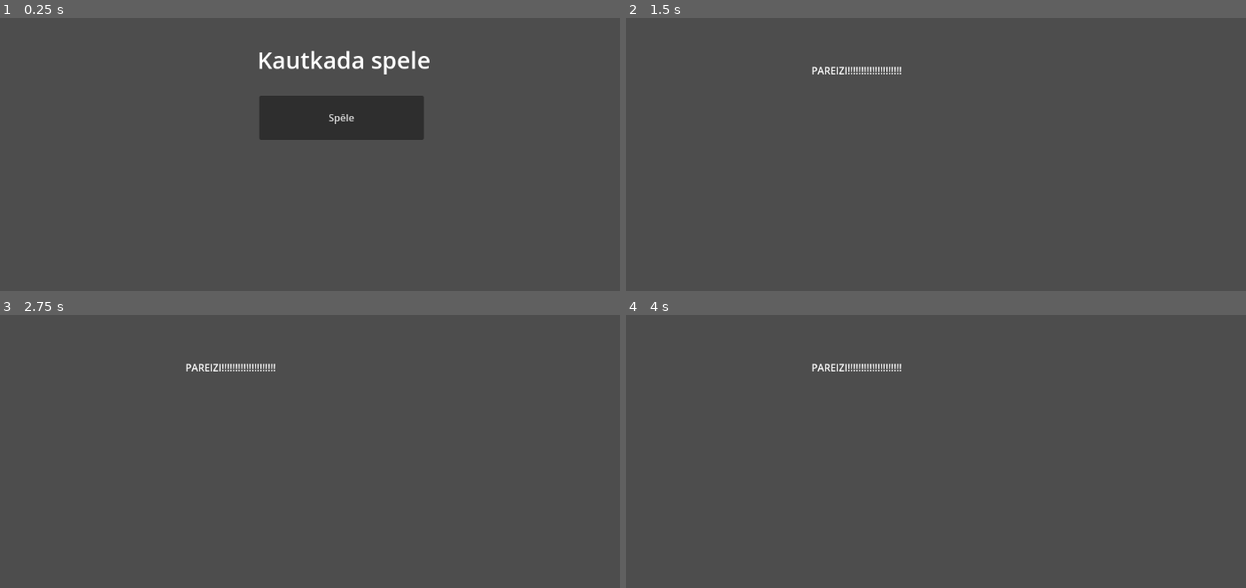
Above: before the commit, frames 1-4 (two rows, left to right).
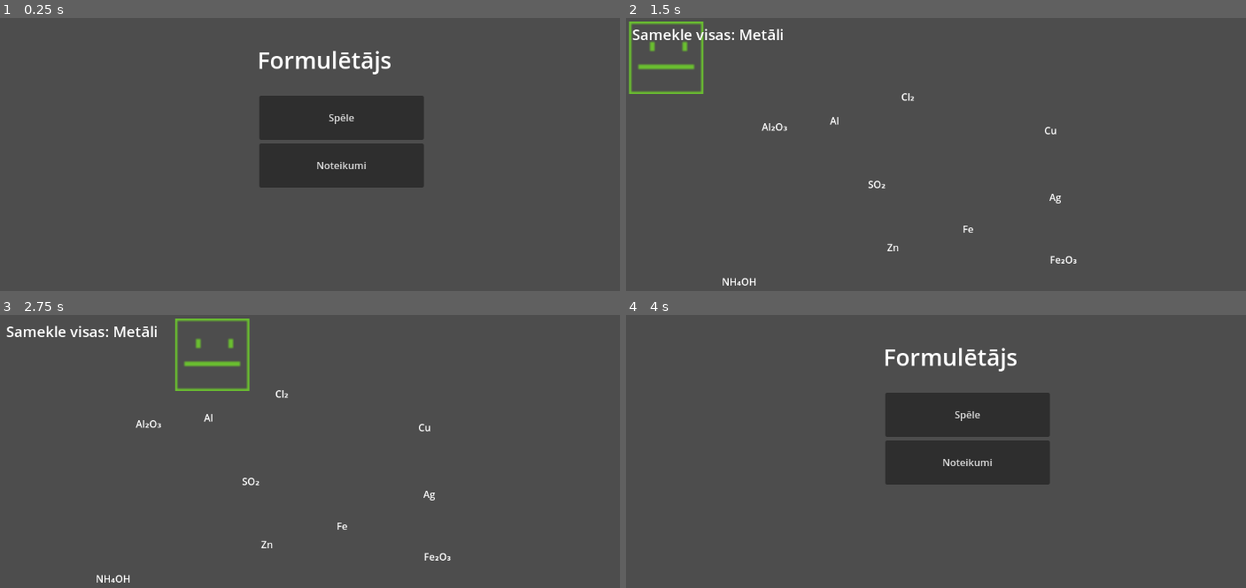
Above: after the commit, the same moments.

Repository: GGLVXD/RandomChemestryGame
Game: Godot game, scene res://Homescreen/main.tscn
Two runs of this game, one before a commit and one after it. Both use one fixed random seed, a clock stepped at 60 frames per second and the inputs below. Before the commit the project starts from res://main.tscn.
Inputs (mouse positions are in pixels of both pictures, inside the frame that each line leads up to):
- Up to frame 1 (0.25 s): no input
- Up to frame 2 (1.5 s): click "Spēle" at 0.5 s; click (774, 220) at 1.25 s, where only the run before the commit has a clickable "Metals"
- Up to frame 3 (2.75 s): tap Enter at 2 s; hold D (right, bound only after the commit) from 2.03 s (still down)
- Up to frame 4 (4 s): release D (right, bound only after the commit) at 2.78 s; hold S (down, bound only after the commit) 2.78-3.5 s; click (688, 416) at 3.5 s, where only the run after the commit has a clickable "spelē velreiz"

The runs differ from the first frame. In frame 1, 5.1% of the frame differs, in the area x 41-70%, y 11-63%; in frame 2, 1.9%; in frame 3, 1.9%; in frame 4, 9.4%, in the area x 30-69%, y 11-63%.

Commit message:
Formuletajs & file cleanup

Diff:
--- /dev/null
+++ b/Game/Game.tscn
@@ -0,0 +1,24 @@
+[gd_scene load_steps=5 format=3 uid="uid://bp05u4n68wh7n"]
+
+[ext_resource type="Script" uid="uid://cj15svknexhu1" path="res://Game/Scripts/core.gd" id="1_iv3md"]
+[ext_resource type="Script" uid="uid://cna4l3dawhlfn" path="res://Game/Scripts/player_movement.gd" id="2_37esa"]
+[ext_resource type="Texture2D" uid="uid://3qpnmi020tar" path="res://assets/Player.png" id="3_jxerj"]
+
+[sub_resource type="RectangleShape2D" id="RectangleShape2D_acwke"]
+size = Vector2(40.4757, 47.693)
+
+[node name="Node2D" type="Node2D"]
+script = ExtResource("1_iv3md")
+
+[node name="CharacterBody2D" type="CharacterBody2D" parent="."]
+script = ExtResource("2_37esa")
+
+[node name="Sprite2D" type="Sprite2D" parent="CharacterBody2D"]
+position = Vector2(65.5, 65)
+scale = Vector2(3.78125, 3.6875)
+texture = ExtResource("3_jxerj")
+
+[node name="CollisionShape2D" type="CollisionShape2D" parent="CharacterBody2D"]
+position = Vector2(66, 65.5)
+scale = Vector2(3.01416, 2.49512)
+shape = SubResource("RectangleShape2D_acwke")
--- /dev/null
+++ b/Game/Nepareizi/Scripts/nepareizi.gd
@@ -0,0 +1,18 @@
+extends Node2D
+
+# Wrong text
+func _ready():
+	var label = Label.new()
+	label.text = "Tu pieskāries: " + GlobalData.incorrect_formula + "\nTas ir: " + GlobalData.correct_category
+	label.add_theme_font_size_override("font_size", 24)
+	label.position = Vector2(50, 50)
+	add_child(label)
+	# Restart button
+	var button = Button.new()
+	button.text = "spelē velreiz"
+	button.position = Vector2(50, 150)
+	button.connect("pressed", Callable(self, "_restarte"))
+	add_child(button)
+
+func _restarte():
+	get_tree().change_scene_to_file("res://Homescreen/main.tscn")
--- /dev/null
+++ b/Game/Nepareizi/nepareizi.tscn
@@ -0,0 +1,6 @@
+[gd_scene load_steps=2 format=3 uid="uid://ctqgqqs22h77g"]
+
+[ext_resource type="Script" uid="uid://dgjyaav3egkoj" path="res://Game/Nepareizi/Scripts/nepareizi.gd" id="1_hrno0"]
+
+[node name="Nepareizi" type="Node2D"]
+script = ExtResource("1_hrno0")
--- /dev/null
+++ b/Game/Pareizi/Scripts/pareizi.gd
@@ -0,0 +1,19 @@
+extends Node2D
+
+
+# Win text
+func _ready():
+	var label = Label.new()
+	label.text = "Tu vinnēji!!!!"
+	label.add_theme_font_size_override("font_size", 24)
+	label.position = Vector2(50, 50)
+	add_child(label)
+	var button = Button.new()
+	button.text = "spelē velreiz"
+	button.position = Vector2(50, 150)
+	button.connect("pressed", Callable(self, "_restarte"))
+	add_child(button)
+
+# New game
+func _restarte():
+	get_tree().change_scene_to_file("res://main.tscn")
--- /dev/null
+++ b/Game/Pareizi/pareizi.tscn
@@ -0,0 +1,6 @@
+[gd_scene load_steps=2 format=3 uid="uid://bb6tpnx4bcpco"]
+
+[ext_resource type="Script" uid="uid://drph8j3k3vit" path="res://Game/Pareizi/Scripts/pareizi.gd" id="1_45gk6"]
+
+[node name="Pareizi" type="Node2D"]
+script = ExtResource("1_45gk6")
--- /dev/null
+++ b/Game/Scripts/GlobalData.gd
@@ -0,0 +1,4 @@
+extends Node
+
+var incorrect_formula = ""
+var correct_category = ""
--- /dev/null
+++ b/Game/Scripts/core.gd
@@ -0,0 +1,105 @@
+extends Node2D
+
+@export var formulas = {
+	"Metāli": ["Fe", "Cu", "Ag", "Al", "Zn"],
+	"Nemetāli": ["O₂", "N₂", "Cl₂", "S", "C"],
+	"Oksīdi": ["CO₂", "SO₂", "NO₂", "Al₂O₃", "Fe₂O₃"],
+	"Skābes": ["HCl", "H₂SO₄", "HNO₃", "H₃PO₄", "HF"],
+	"Bāzes": ["NaOH", "KOH", "Ca(OH)₂", "Ba(OH)₂", "NH₄OH"],
+	"Sāļi": ["NaCl", "KNO₃", "CaCO₃", "MgSO₄", "CuSO₄"],
+	"Organiskas vielas": ["CH₄", "C₂H₆", "C₆H₁₂O₆", "C₂H₅OH", "C₃H₈"]
+}
+
+var correct_formulas = []
+var incorrect_formulas = []
+var collected = []
+var target_category = ""
+
+func _ready():
+	randomize_formulas()
+	show_target_category()
+	spawn_formulas()
+
+func randomize_formulas():
+	var categories = formulas.keys()
+	target_category = categories[randi() % categories.size()]
+	correct_formulas = formulas[target_category].slice(0, 5)
+
+	incorrect_formulas = []
+	var used_formulas = correct_formulas.duplicate()
+
+	while incorrect_formulas.size() < 5:
+		var random_category = categories[randi() % categories.size()]
+		if random_category == target_category:
+			continue
+
+		var random_formula = formulas[random_category][randi() % formulas[random_category].size()]
+		if random_formula not in used_formulas:
+			incorrect_formulas.append(random_formula)
+			used_formulas.append(random_formula)
+
+
+func show_target_category():
+	var label = Label.new()
+	label.text = "Samekle visas: " + target_category
+	label.add_theme_font_size_override("font_size", 24)
+	label.position = Vector2(10, 10)
+	add_child(label)
+
+func spawn_formulas():
+	var all_formulas = correct_formulas + incorrect_formulas
+	all_formulas.shuffle()
+	var used_positions = []
+	for formula in all_formulas:
+		var formula_node = Area2D.new()
+		formula_node.monitoring = true
+		formula_node.monitorable = true
+
+		var label = Label.new()
+		label.text = formula
+		formula_node.add_child(label)
+
+		var shape = CollisionShape2D.new()
+		shape.shape = CircleShape2D.new()
+		shape.shape.radius = 20
+		formula_node.add_child(shape)
+
+		var pos = get_random_position(used_positions)
+		formula_node.position = pos
+
+		formula_node.connect("body_entered", Callable(self, "_on_formula_collected").bind(formula_node, formula))
+		add_child(formula_node)
+
+
+func get_random_position(used_positions):
+	var pos
+	var min_distance = 100
+	while true:
+		pos = Vector2(randi_range(100, 700), randi_range(100, 500))
+		var too_close = false
+		for up in used_positions:
+			if up.distance_to(pos) < min_distance:
+				too_close = true
+				break
+		if not too_close:
+			used_positions.append(pos)
+			return pos
+
+func _on_formula_collected(body, formula_node, formula):
+	if body is CharacterBody2D:
+		print("Saskāries ar:", formula)
+		if formula in correct_formulas:
+			collected.append(formula)
+			formula_node.queue_free()
+			if collected.size() == correct_formulas.size():
+				get_tree().change_scene_to_file("res://Game/Pareizi/pareizi.tscn")
+		else:
+			var actual_category = "Nezināms"
+			for category in formulas.keys():
+				if formula in formulas[category]:
+					actual_category = category
+					break
+			# Chatgpt bullshit i dunno what this does tbh
+			GlobalData.incorrect_formula = formula
+			GlobalData.correct_category = actual_category
+			get_tree().change_scene_to_file("res://Game/Nepareizi/nepareizi.tscn")
--- /dev/null
+++ b/Game/Scripts/player_movement.gd
@@ -0,0 +1,14 @@
+extends CharacterBody2D
+
+
+@export var atrums = 400
+
+# Movement (Keyboard)
+func get_input():
+	var input = Input.get_vector("left", "right", "up", "down")
+	velocity = input * atrums
+
+# Delta time bullshit
+func _physics_process(delta):
+	get_input() #input
+	move_and_slide() #movement
--- /dev/null
+++ b/Homescreen/Scripts/Back_to_home_button.gd
@@ -0,0 +1,5 @@
+extends Button
+
+# Back to Home
+func _on_atpakal_pressed() -> void:
+		get_tree().change_scene_to_file("res://Homescreen/main.tscn")
--- /dev/null
+++ b/Homescreen/Scripts/Play_and_rules_button.gd
@@ -0,0 +1,9 @@
+extends Button
+
+# Starts the game
+func _on_spelet_pressed() -> void:
+	get_tree().change_scene_to_file("res://Game/Game.tscn")
+
+# Rules
+func _on_noteikumi_pressed() -> void:
+	get_tree().change_scene_to_file("res://Homescreen/noteikumi.tscn")
--- a/main.tscn
+++ b/Homescreen/main.tscn
@@ -1,6 +1,6 @@
 [gd_scene load_steps=2 format=3 uid="uid://8bvjpsdp8vbs"]
 
-[ext_resource type="Script" uid="uid://ddp3uu5en2jgq" path="res://scripts/home/spele.gd" id="1_ig7tw"]
+[ext_resource type="Script" uid="uid://ddp3uu5en2jgq" path="res://Homescreen/Scripts/Play_and_rules_button.gd" id="1_eewap"]
 
 [node name="Control" type="Control"]
 layout_mode = 3
@@ -22,15 +22,25 @@
 offset_right = 280.672
 offset_bottom = 52.88
 theme_override_font_sizes/font_size = 38
-text = "Kautkada spele"
+text = "Formulētājs"
 
-[node name="Button" type="Button" parent="."]
+[node name="spelet" type="Button" parent="."]
 layout_mode = 0
 offset_left = 422.0
 offset_top = 127.0
 offset_right = 690.0
 offset_bottom = 199.0
 text = "Spēle"
-script = ExtResource("1_ig7tw")
+script = ExtResource("1_eewap")
 
-[connection signal="pressed" from="Button" to="Button" method="_on_pressed"]
+[node name="noteikumi" type="Button" parent="."]
+layout_mode = 0
+offset_left = 422.0
+offset_top = 205.0
+offset_right = 690.0
+offset_bottom = 277.0
+text = "Noteikumi"
+script = ExtResource("1_eewap")
+
+[connection signal="pressed" from="spelet" to="spelet" method="_on_spelet_pressed"]
+[connection signal="pressed" from="noteikumi" to="noteikumi" method="_on_noteikumi_pressed"]
--- /dev/null
+++ b/Homescreen/noteikumi.tscn
@@ -0,0 +1,35 @@
+[gd_scene load_steps=2 format=3 uid="uid://coudks7dxmqoo"]
+
+[ext_resource type="Script" uid="uid://bcpxamiy6164" path="res://Homescreen/Scripts/Back_to_home_button.gd" id="1_28d1c"]
+
+[node name="Noteikumi" type="Control"]
+layout_mode = 3
+anchors_preset = 15
+anchor_right = 1.0
+anchor_bottom = 1.0
+grow_horizontal = 2
+grow_vertical = 2
+
+[node name="Label" type="Label" parent="."]
+layout_mode = 0
+offset_top = -1.0
+offset_right = 781.0
+offset_bottom = 126.0
+text = "Speles gaita: Tev ir cilveciņs kas jakontrolē (w, a, s, d) vai krusitņi uz tastatūras uz pareizam formulām
+ dalībnieku skaits: 1
+sākums un
+nobeigums: Ja tu pieskaries nepareizajai formulai, spēle beidzas.
+"
+
+[node name="atpakal" type="Button" parent="."]
+layout_mode = 1
+anchors_preset = -1
+anchor_right = 0.007
+offset_left = 8.0
+offset_top = 128.0
+offset_right = 147.936
+offset_bottom = 168.0
+text = "Atpakaļ"
+script = ExtResource("1_28d1c")
+
+[connection signal="pressed" from="atpakal" to="atpakal" method="_on_atpakal_pressed"]
--- a/project.godot
+++ b/project.godot
@@ -10,10 +10,41 @@
 
 [application]
 
-config/name="Randomkimijasspelexddddfuck"
-run/main_scene="res://main.tscn"
+config/name="Formuletajs"
+run/main_scene="res://Homescreen/main.tscn"
 config/features=PackedStringArray("4.4", "GL Compatibility")
 config/icon="res://icon.svg"
+
+[autoload]
+
+GlobalData="*res://Game/Scripts/GlobalData.gd"
+
+[input]
+
+up={
+"deadzone": 0.2,
+"events": [Object(InputEventKey,"resource_local_to_scene":false,"resource_name":"","device":-1,"window_id":0,"alt_pressed":false,"shift_pressed":false,"ctrl_pressed":false,"meta_pressed":false,"pressed":false,"keycode":0,"physical_keycode":87,"key_label":0,"unicode":119,"location":0,"echo":false,"script":null)
+, Object(InputEventKey,"resource_local_to_scene":false,"resource_name":"","device":-1,"window_id":0,"alt_pressed":false,"shift_pressed":false,"ctrl_pressed":false,"meta_pressed":false,"pressed":false,"keycode":0,"physical_keycode":4194320,"key_label":0,"unicode":0,"location":0,"echo":false,"script":null)
+]
+}
+right={
+"deadzone": 0.2,
+"events": [Object(InputEventKey,"resource_local_to_scene":false,"resource_name":"","device":-1,"window_id":0,"alt_pressed":false,"shift_pressed":false,"ctrl_pressed":false,"meta_pressed":false,"pressed":false,"keycode":0,"physical_keycode":68,"key_label":0,"unicode":100,"location":0,"echo":false,"script":null)
+, Object(InputEventKey,"resource_local_to_scene":false,"resource_name":"","device":-1,"window_id":0,"alt_pressed":false,"shift_pressed":false,"ctrl_pressed":false,"meta_pressed":false,"pressed":false,"keycode":0,"physical_keycode":4194321,"key_label":0,"unicode":0,"location":0,"echo":false,"script":null)
+]
+}
+left={
+"deadzone": 0.2,
+"events": [Object(InputEventKey,"resource_local_to_scene":false,"resource_name":"","device":-1,"window_id":0,"alt_pressed":false,"shift_pressed":false,"ctrl_pressed":false,"meta_pressed":false,"pressed":false,"keycode":0,"physical_keycode":65,"key_label":0,"unicode":97,"location":0,"echo":false,"script":null)
+, Object(InputEventKey,"resource_local_to_scene":false,"resource_name":"","device":-1,"window_id":0,"alt_pressed":false,"shift_pressed":false,"ctrl_pressed":false,"meta_pressed":false,"pressed":false,"keycode":0,"physical_keycode":4194319,"key_label":0,"unicode":0,"location":0,"echo":false,"script":null)
+]
+}
+down={
+"deadzone": 0.2,
+"events": [Object(InputEventKey,"resource_local_to_scene":false,"resource_name":"","device":-1,"window_id":0,"alt_pressed":false,"shift_pressed":false,"ctrl_pressed":false,"meta_pressed":false,"pressed":false,"keycode":0,"physical_keycode":83,"key_label":0,"unicode":115,"location":0,"echo":false,"script":null)
+, Object(InputEventKey,"resource_local_to_scene":false,"resource_name":"","device":-1,"window_id":0,"alt_pressed":false,"shift_pressed":false,"ctrl_pressed":false,"meta_pressed":false,"pressed":false,"keycode":0,"physical_keycode":4194322,"key_label":0,"unicode":0,"location":0,"echo":false,"script":null)
+]
+}
 
 [rendering]
 
--- a/scenes/1/1.gd
+++ /dev/null
@@ -1,17 +0,0 @@
-extends Control
-
-
-func _on_metals_pressed() -> void:
-	get_tree().change_scene_to_file("res://scenes/1/pareizi.tscn")
-
-
-func _on_nemetals_pressed() -> void:
-	get_tree().change_scene_to_file("res://scenes/1/nepareizi.tscn")
-func _on_oksids_pressed() -> void:
-	get_tree().change_scene_to_file("res://scenes/1/nepareizi.tscn")
-func _on_skabe_pressed() -> void:
-	get_tree().change_scene_to_file("res://scenes/1/nepareizi.tscn")
-func _on_sals_pressed() -> void:
-	get_tree().change_scene_to_file("res://scenes/1/nepareizi.tscn")
-func _on_organs_pressed() -> void:
-	get_tree().change_scene_to_file("res://scenes/1/nepareizi.tscn")
--- a/scenes/1/1.tscn
+++ /dev/null
@@ -1,103 +0,0 @@
-[gd_scene load_steps=3 format=3 uid="uid://bt88dbj531v21"]
-
-[ext_resource type="Script" uid="uid://770gcl5qlk36" path="res://scenes/1/1.gd" id="1_27832"]
-[ext_resource type="Texture2D" uid="uid://c4gmm42ave6bg" path="res://assets/1/images.jpeg" id="1_nc47g"]
-
-[node name="1" type="Control"]
-layout_mode = 3
-anchors_preset = 15
-anchor_right = 1.0
-anchor_bottom = 1.0
-grow_horizontal = 2
-grow_vertical = 2
-script = ExtResource("1_27832")
-
-[node name="TextureRect" type="TextureRect" parent="."]
-layout_mode = 0
-offset_left = 343.0
-offset_top = 48.0
-offset_right = 383.0
-offset_bottom = 88.0
-
-[node name="Label" type="Label" parent="TextureRect"]
-layout_mode = 1
-anchors_preset = -1
-anchor_left = 4.2
-anchor_top = 3.987
-anchor_right = 4.2
-anchor_bottom = 3.987
-offset_left = -15.0
-offset_top = -10.48
-offset_right = 98.0
-offset_bottom = 31.52
-theme_override_font_sizes/font_size = 28
-text = "(naglas)"
-
-[node name="Images" type="Sprite2D" parent="."]
-position = Vector2(551.875, 126)
-scale = Vector2(0.596667, 0.597778)
-texture = ExtResource("1_nc47g")
-
-[node name="metals" type="Button" parent="."]
-layout_mode = 0
-offset_left = 196.0
-offset_top = 312.0
-offset_right = 283.0
-offset_bottom = 350.0
-theme_override_font_sizes/font_size = 21
-text = "Metals"
-
-[node name="nemetals" type="Button" parent="."]
-offset_left = 325.0
-offset_top = 307.0
-offset_right = 430.0
-offset_bottom = 354.0
-theme_override_font_sizes/font_size = 21
-text = "Nemetāls"
-
-[node name="skabe" type="Button" parent="."]
-offset_left = 605.0
-offset_top = 310.0
-offset_right = 692.0
-offset_bottom = 348.0
-theme_override_font_sizes/font_size = 21
-text = "skābe"
-
-[node name="Button4" type="Button" parent="."]
-offset_left = 470.0
-offset_top = 310.0
-offset_right = 557.0
-offset_bottom = 348.0
-theme_override_font_sizes/font_size = 21
-text = "oksīds"
-
-[node name="oksids" type="Button" parent="."]
-offset_left = 470.0
-offset_top = 310.0
-offset_right = 557.0
-offset_bottom = 348.0
-theme_override_font_sizes/font_size = 21
-text = "oksīds"
-
-[node name="sals" type="Button" parent="."]
-offset_left = 726.0
-offset_top = 314.0
-offset_right = 813.0
-offset_bottom = 352.0
-theme_override_font_sizes/font_size = 21
-text = "sāļs"
-
-[node name="organs" type="Button" parent="."]
-offset_left = 841.0
-offset_top = 312.0
-offset_right = 928.0
-offset_bottom = 350.0
-theme_override_font_sizes/font_size = 21
-text = "organiskā vielā"
-
-[connection signal="pressed" from="metals" to="." method="_on_metals_pressed"]
-[connection signal="pressed" from="nemetals" to="." method="_on_nemetals_pressed"]
-[connection signal="pressed" from="skabe" to="." method="_on_skabe_pressed"]
-[connection signal="pressed" from="oksids" to="." method="_on_oksids_pressed"]
-[connection signal="pressed" from="sals" to="." method="_on_sals_pressed"]
-[connection signal="pressed" from="organs" to="." method="_on_organs_pressed"]
--- a/scenes/1/nepareizi.tscn
+++ /dev/null
@@ -1,16 +0,0 @@
-[gd_scene format=3 uid="uid://bgpxv7wj84eeq"]
-
-[node name="Nepareizi" type="Control"]
-layout_mode = 3
-anchors_preset = 15
-anchor_right = 1.0
-anchor_bottom = 1.0
-grow_horizontal = 2
-grow_vertical = 2
-
-[node name="Label" type="Label" parent="."]
-offset_left = 302.0
-offset_top = 74.0
-offset_right = 450.0
-offset_bottom = 97.0
-text = "nepareizi"
--- a/scenes/1/pareizi.tscn
+++ /dev/null
@@ -1,17 +0,0 @@
-[gd_scene format=3 uid="uid://trgmjp82v72p"]
-
-[node name="Pareizi" type="Control"]
-layout_mode = 3
-anchors_preset = 15
-anchor_right = 1.0
-anchor_bottom = 1.0
-grow_horizontal = 2
-grow_vertical = 2
-
-[node name="Label" type="Label" parent="."]
-layout_mode = 0
-offset_left = 302.0
-offset_top = 74.0
-offset_right = 450.0
-offset_bottom = 97.0
-text = "PAREIZI!!!!!!!!!!!!!!!!!!!!"
--- a/scripts/home/spele.gd
+++ /dev/null
@@ -1,6 +0,0 @@
-extends Button
-
-
-# sāk speli
-func _on_pressed() -> void:
-	get_tree().change_scene_to_file("res://scenes/1/1.tscn")
Not shown, added: Game/Nepareizi/Scripts/nepareizi.gd.uid
Not shown, added: Game/Pareizi/Scripts/pareizi.gd.uid
Not shown, added: Game/Scripts/GlobalData.gd.uid
Not shown, added: Game/Scripts/core.gd.uid
Not shown, added: Game/Scripts/player_movement.gd.uid
Not shown, added: Homescreen/Scripts/Back_to_home_button.gd.uid
Renamed: scripts/home/spele.gd.uid -> Homescreen/Scripts/Play_and_rules_button.gd.uid
Binary file removed: assets/1/images.jpeg
Binary file added: assets/Player.png
Not shown, changed: assets/Player.png.import
Not shown, added: export_presets.cfg
Not shown, removed: scenes/1/1.gd.uid
(and 4 more such lines)
